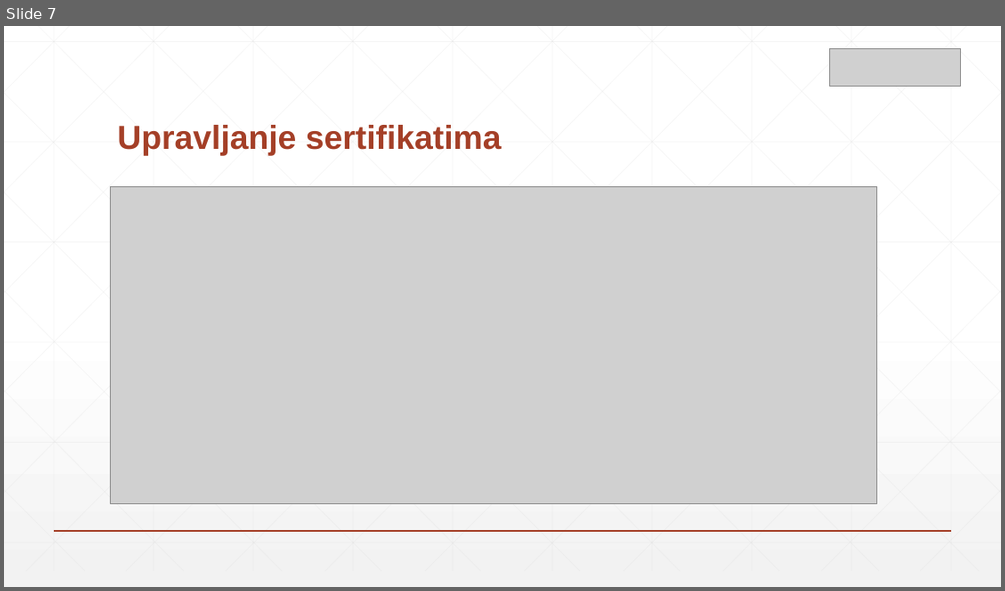
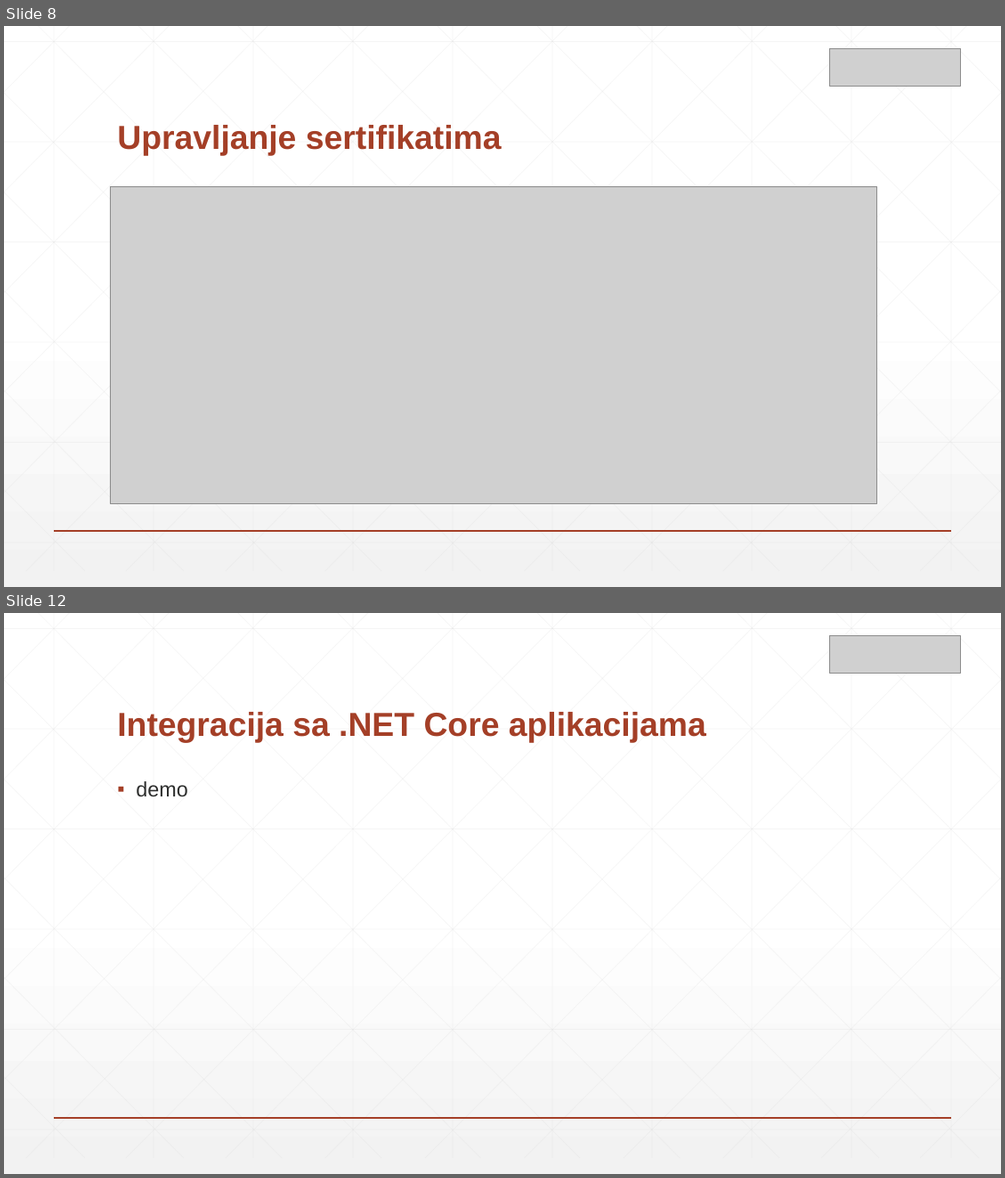
Before and after one commit to zsrdjan/presentations, a slide deck: azure-meetup-key-vault/presentation.pptx. Shown one above the other, each under a label of ours: slide 7 before the commit, slides 8 and 12 after it; the slides between them are not shown. The pictures are 1005x591 and 1005x1178 pixels, drawn with LibreOffice and Linux fonts; fonts in the diff are those of the drawing; grey boxes stand for pictures. Boxes give left, top, right and bottom in pixels: in the first picture for what was removed or moved away, otherwise in the second. Text is boxed around its words. In the diff, an @@ line names an element or a change of style, - is before the commit and + after.

```diff
--- a/azure-meetup-key-vault/presentation.pptx
+++ b/azure-meetup-key-vault/presentation.pptx
@@ slide 12 added at (x1=4, y1=613, x2=1001, y2=1174), background gradient #FFFFFF to #F2F2F2; not listed: 47 template elements that a slide beside it also shows @@
@@ picture added at (x1=830, y1=635, x2=961, y2=673) @@
@@ title added at (x1=117, y1=712, x2=706, y2=743), 32 pt, text #A43F27, bold @@
+Integracija sa .NET Core aplikacijama
@@ text added at (x1=136, y1=781, x2=187, y2=797), 20 pt, text #2D2E2D @@
+▪ demo
@@ what was slide 7 is now slide 8 @@
```
Also in this commit, not shown: 3 slides changed, 7 other slides added, 9 slides removed.
